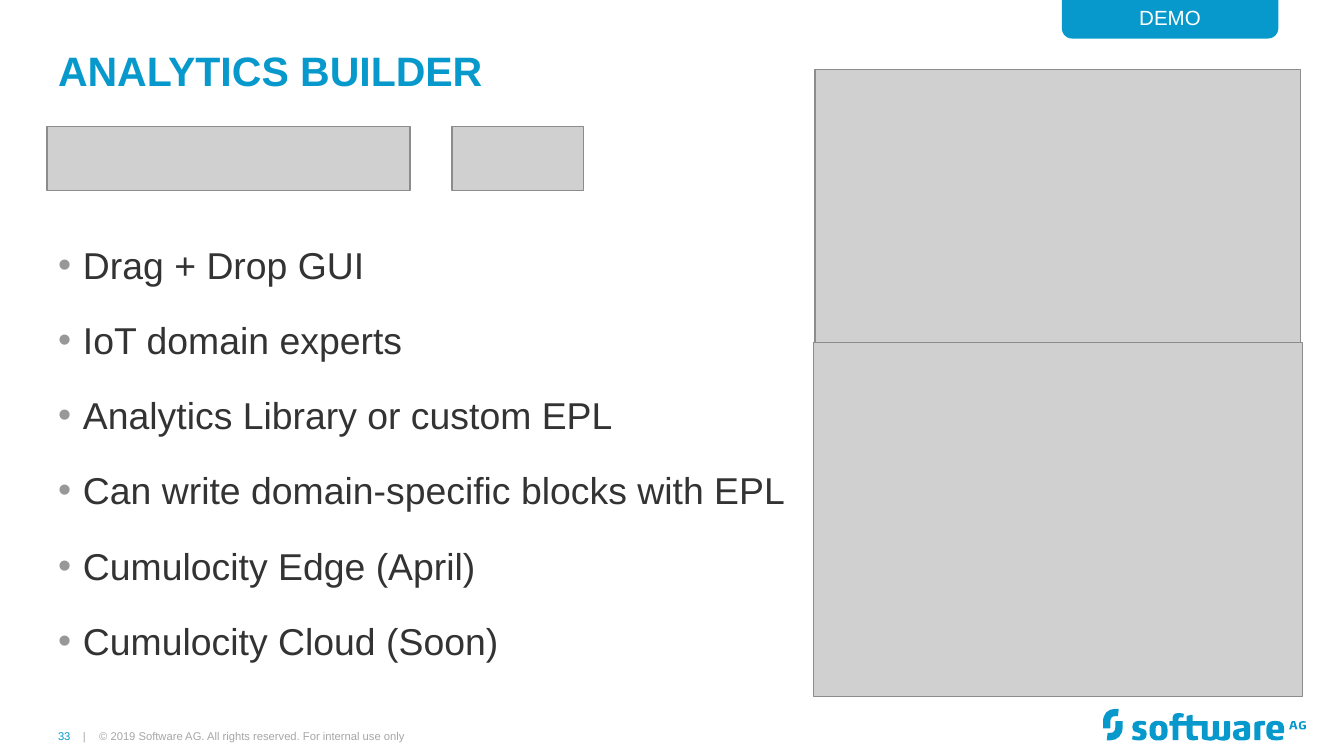
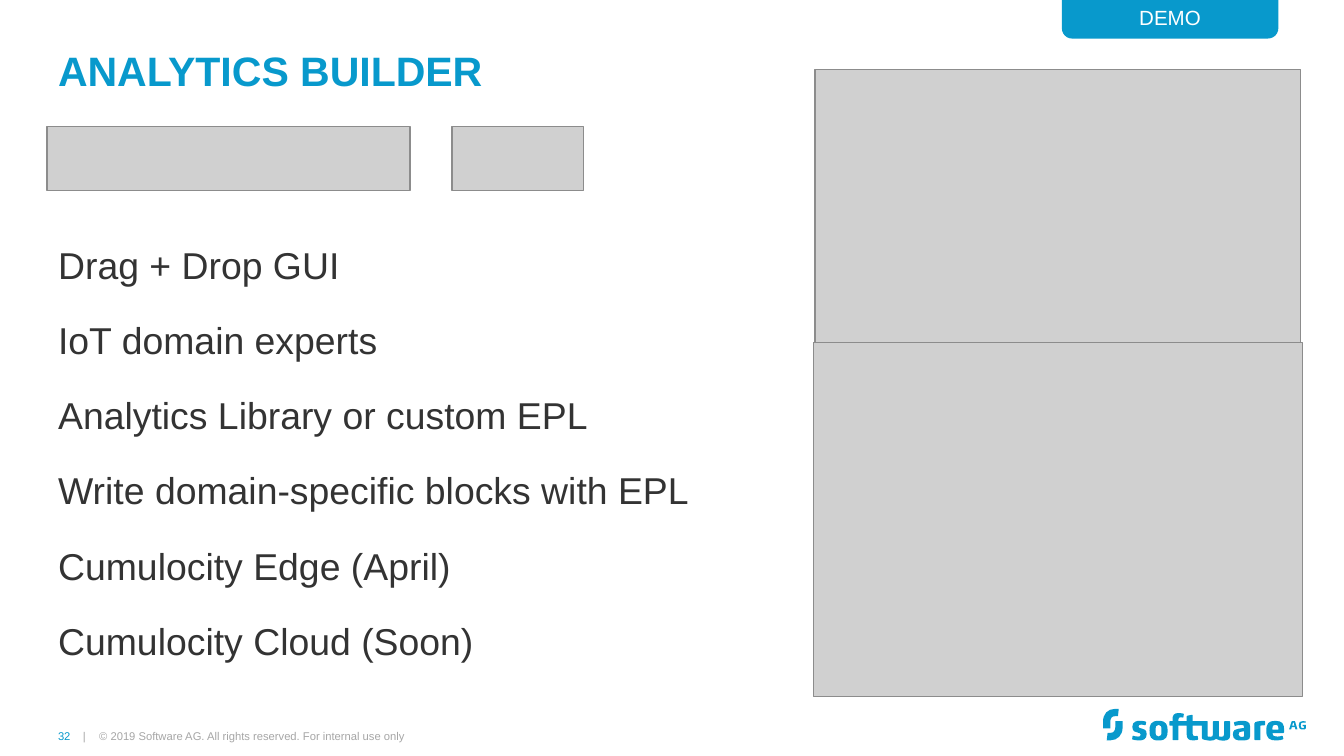
Before and after one commit to Cumulocity-IoT/apama-streaming-analytics-intro-training, a slide deck: slide 32 of Apama GAP Training.pptx (slide 33 before the commit). Drawn at 1344x756 pixels with LibreOffice and Linux fonts; fonts in the diff are those of the drawing; grey boxes stand for pictures; background and template pictures are left out. Boxes give left, top, right and bottom in pixels: in the first picture for what was removed or moved away, otherwise in the second. Text is boxed around its words. In the diff, an @@ line names an element or a change of style, - is before the commit and + after.

```diff
--- a/Apama GAP Training.pptx
+++ b/Apama GAP Training.pptx
@@ text at [58,253,588,663]: bullet • to none @@
@@ text at [58,477,689,512]: text changed @@
-• Can write domain-specific blocks with EPL
+Write domain-specific blocks with EPL
@@ page number at [58,732,70,740]: text changed @@
-33 |
+32 |
```
Also in this commit, not shown: 21 other slides changed, 1 slide added, 2 slides removed.
